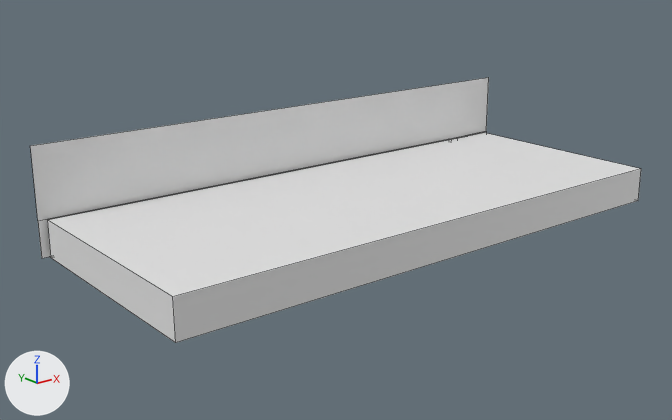
Before and after pictures for a commit that changed the FBX model AmongThemUnity/Assets/BlenderImport/Shop/Poor/BigPoorShop.fbx.
Both versions are drawn from a 50 mm camera at (-60.4, -54.4, 20.3) aimed at (-22.5, -7.1, 1.4). Lighting does not change. The marker at lower left points along +X, +Y and +Z. Mesh edges are drawn as thin lines. Where no turn or scale is listed for an object, it has been applied to the vertices. Vertices at the same position are counted once.

The first picture shows 'BigPoorShop'.
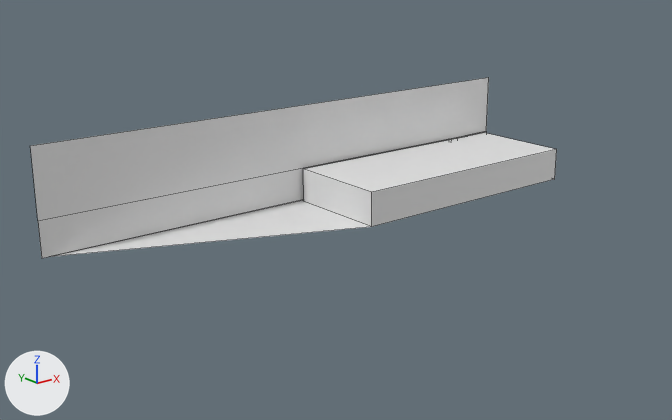
Where the newer file only moved an object's origin or applied its transform, the numbers keep the older frame.

The change in detail:
me_cube_218 has 24 vertices, 14 faces and spans x -40.5..0.0, y -16.0..0.0, z 0.0..7.2.
me_cube_218 is used by ob_bigpoorshop; location (0.0, 0.0, 0.0).
Part 1, on me_cube_218:
Vertex 1 of me_cube_218 moves from (-0.5, -16.0, 0.0) at pixel (638, 200) to (-0.5, -8.1, 0.0) at pixel (554, 179).
Vertex 2 of me_cube_218 moves from (-0.5, -16.0, 2.5) at pixel (641, 168) to (-0.5, -8.1, 2.5) at pixel (556, 149).
Vertex 3 of me_cube_218 moves from (-40.0, -16.0, 0.0) at pixel (175, 342) to (-20.2, -8.1, 0.0) at pixel (371, 226).
Vertex 4 of me_cube_218 moves from (-40.0, -16.0, 2.5) at pixel (172, 296) to (-20.2, -8.1, 2.5) at pixel (371, 192).
Vertex 12 of me_cube_218 moves from (-40.0, -0.3, 2.5) at pixel (47, 219) to (-20.2, -0.3, 2.5) at pixel (302, 168).
Vertex 20 of me_cube_218 moves from (-40.0, -0.3, 0.0) at pixel (50, 257) to (-20.2, -0.3, 0.0) at pixel (303, 201).

What differs and where, as boxes [x1, y1, x2, y2] in the pictures (672 x 420 px; the box of a moved part takes in the faces that stretch with it):
'BigPoorShop', reshaped (14% narrower, 32% shorter)
    before: [30, 78, 641, 343]
    after: [30, 78, 557, 258]
part 1 of me_cube_218, moved or reshaped
    before: [47, 147, 641, 343]
    after: [51, 147, 557, 257]
